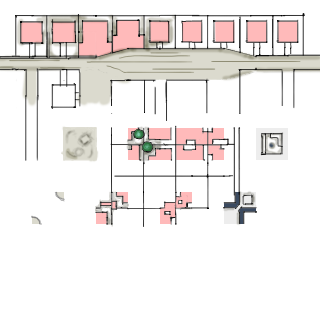
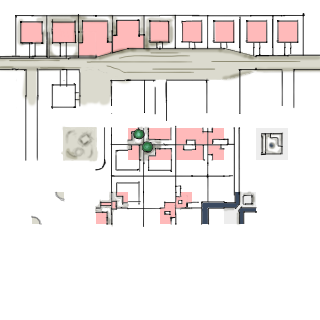
Layers edited between the first and the second 320×320 image:
moved "notation" above "linework", painted on it over bbox(60, 29, 173, 205)
painted on "linework" over bbox(103, 127, 227, 225)
painted on "coloring" over bbox(202, 202, 224, 224)